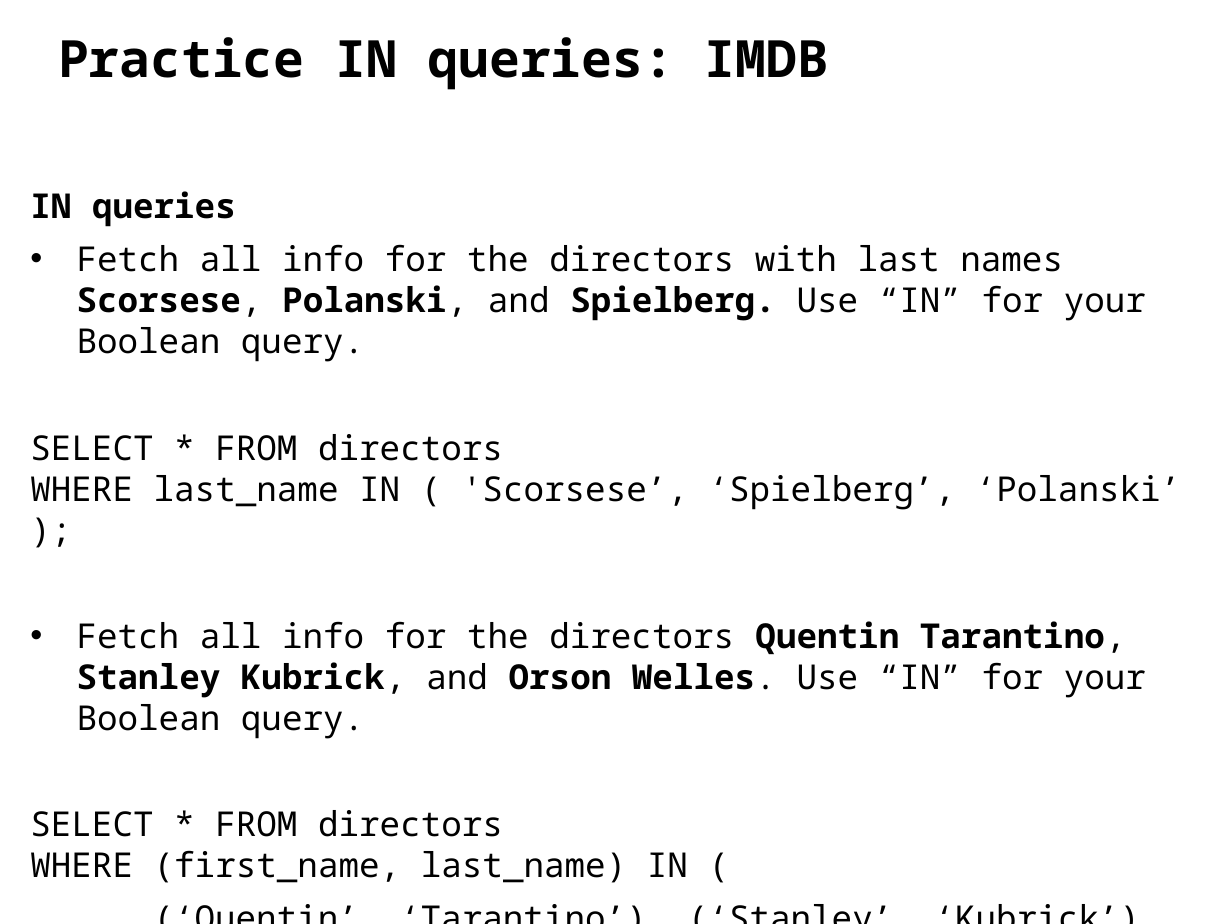
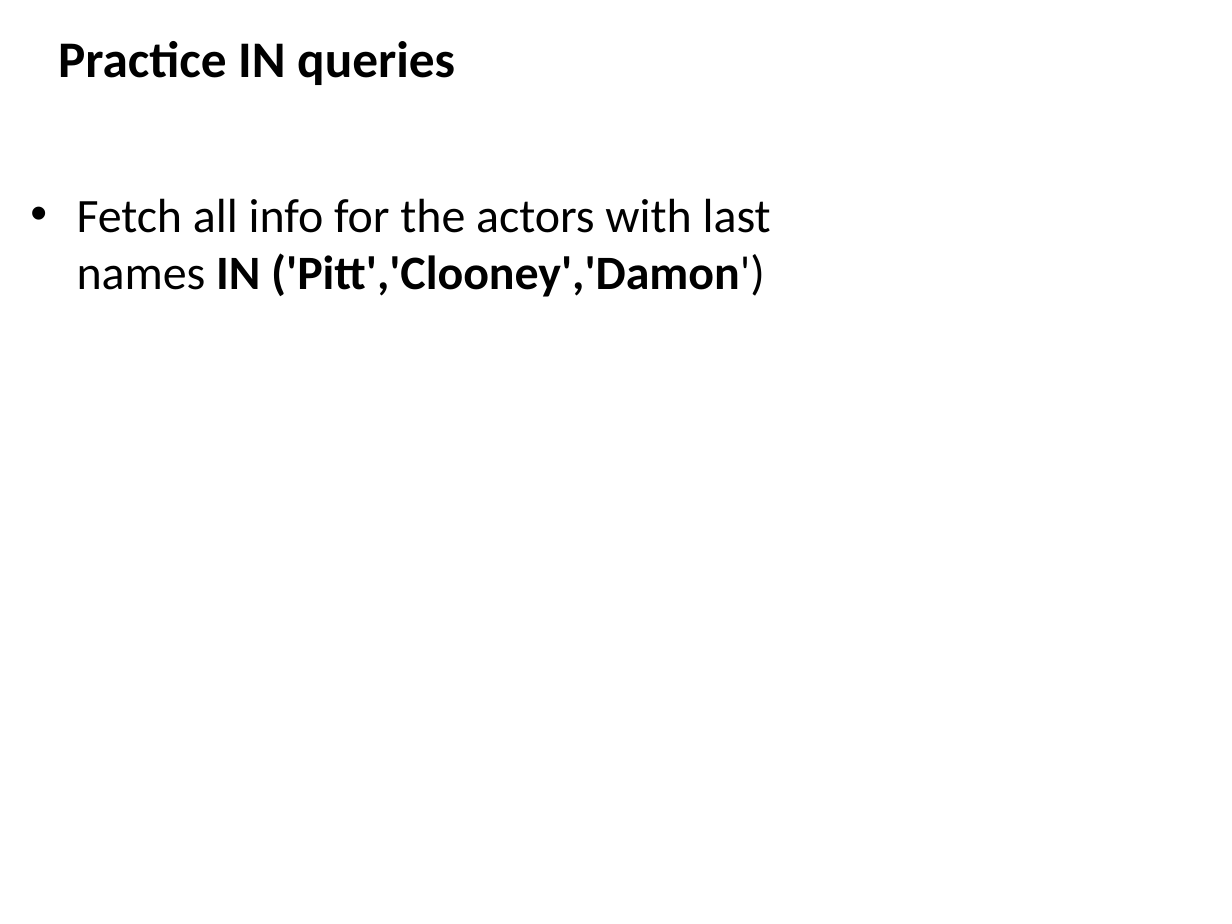
Before and after one commit to ipeirotis/introduction-to-databases, a slide deck: slide 11 of session3/B3-SQL_Filtering.pptx (slide 10 before the commit). Drawn at 1232x924 pixels with LibreOffice and Linux fonts; fonts in the diff are those of the drawing. Boxes give left, top, right and bottom in pixels: in the first picture for what was removed or moved away, otherwise in the second. Text is boxed around its words. In the diff, an @@ line names an element or a change of style, - is before the commit and + after.

```diff
--- a/session3/B3-SQL_Filtering.pptx
+++ b/session3/B3-SQL_Filtering.pptx
@@ text at (58,41,455,85): text changed; font Noto Sans Mono to Calibri @@
-Practice IN queries: IMDB
+Practice IN queries
@@ text at (77,198,771,297): text changed; size 20 to 28 pt; font Noto Sans Mono to Calibri @@
-IN queries
-• Fetch all info for the directors with last names Scorsese, Polanski, and Spielberg. Use “IN” for your Boolean query.
-SELECT * FROM directors
-WHERE last_name IN ( 'Scorsese’, ‘Spielberg’, ‘Polanski’ );
-• Fetch all info for the directors Quentin Tarantino, Stanley Kubrick, and Orson Welles. Use “IN” for your Boolean query.
-SELECT * FROM directors
-WHERE (first_name, last_name) IN (
-(‘Quentin’, ‘Tarantino’), (‘Stanley’, ‘Kubrick’), (‘Orson’, ‘Welles’)
-);
+• Fetch all info for the actors with last
+  names IN ('Pitt','Clooney','Damon')
```
Also in this commit, not shown: 21 other slides changed, 2 slides added, 3 slides removed.
